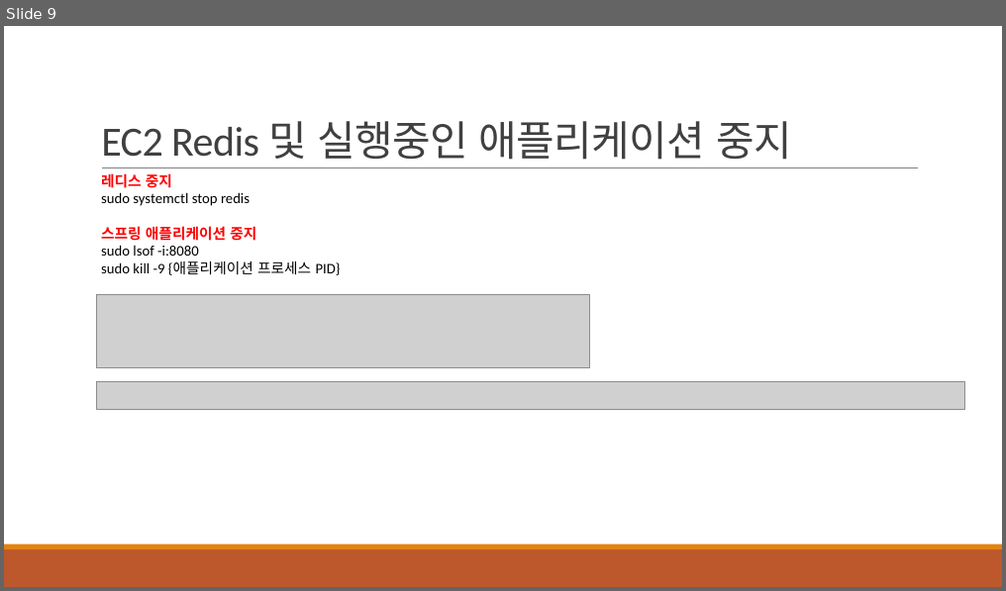
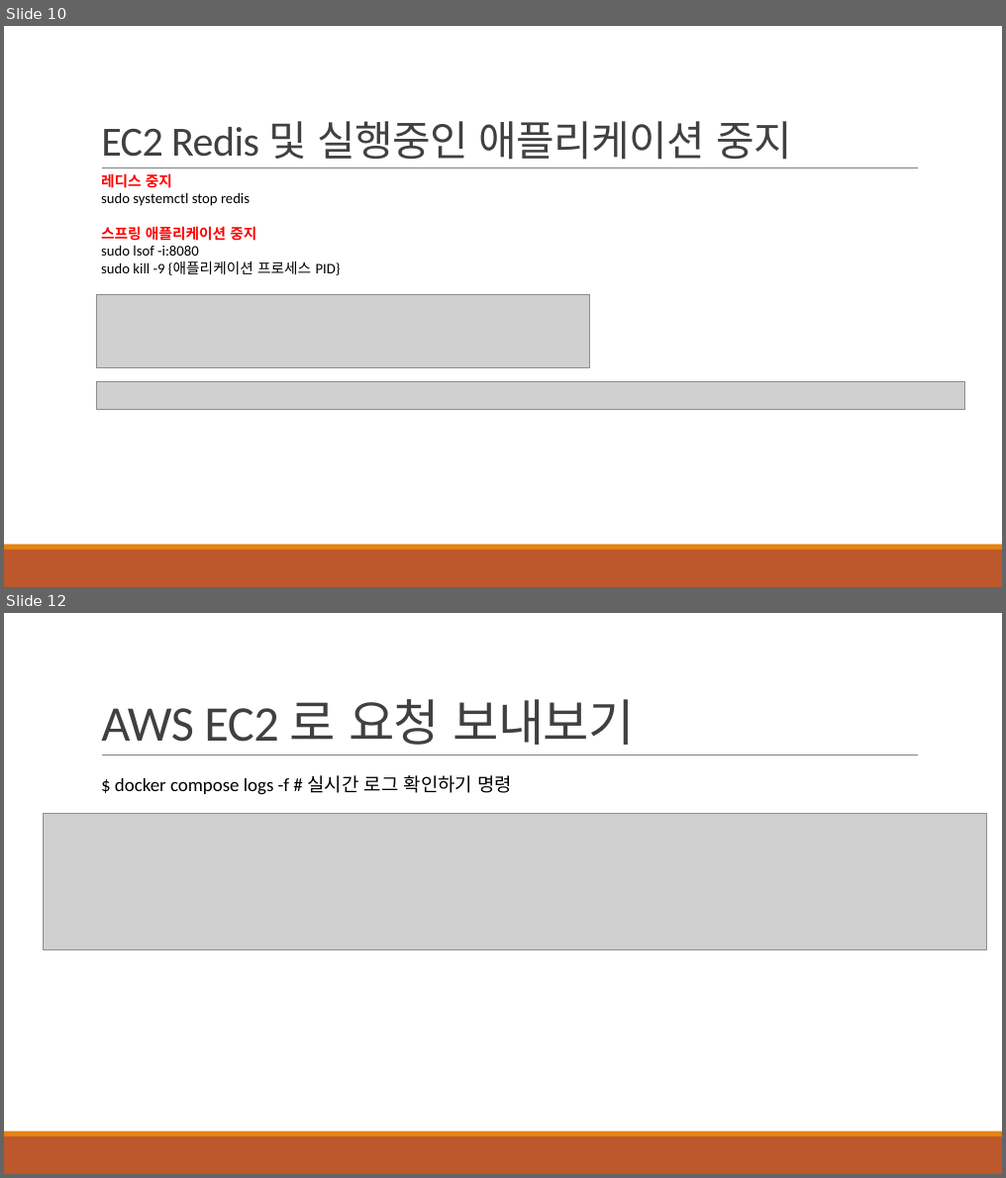
Before and after one commit to khb3025/study-redis-1, a slide deck: 6. Redis, SpringBoot Docker Compose.pptx. Shown one above the other, each under a label of ours: slide 9 before the commit, slides 10 and 12 after it; the slides between them are not shown. The pictures are 1006x591 and 1006x1178 pixels, drawn with LibreOffice and Linux fonts; fonts in the diff are those of the drawing; grey boxes stand for pictures. Boxes give left, top, right and bottom in pixels: in the first picture for what was removed or moved away, otherwise in the second. Text is boxed around its words. In the diff, an @@ line names an element or a change of style, - is before the commit and + after.

Commit message:
aws EC2 환경 내 Docker로 컨테이너로 서빙하기

```diff
--- a/6. Redis, SpringBoot Docker Compose.pptx
+++ b/6. Redis, SpringBoot Docker Compose.pptx
@@ slide 12 added at bbox=[4, 613, 1002, 1174], background #FFFFFF; not listed: 3 template elements that a slide beside it also shows @@
@@ title added at bbox=[101, 699, 635, 745], 48 pt, text #404040 @@
+AWS EC2 로 요청 보내보기
@@ text added at bbox=[115, 775, 513, 795], 18 pt, text #000000 @@
+$ docker compose logs -f # 실시간 로그 확인하기 명령
@@ picture added at bbox=[44, 814, 987, 951] @@
@@ what was slide 9 is now slide 10 @@
```
Also in this commit, not shown: 1 slide changed, 2 other slides added, 1 other file.
